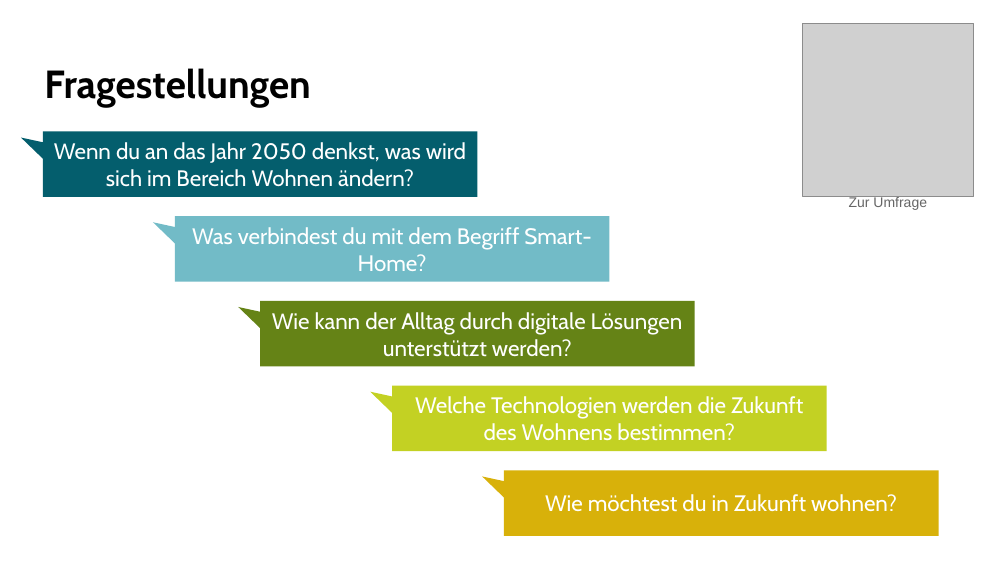
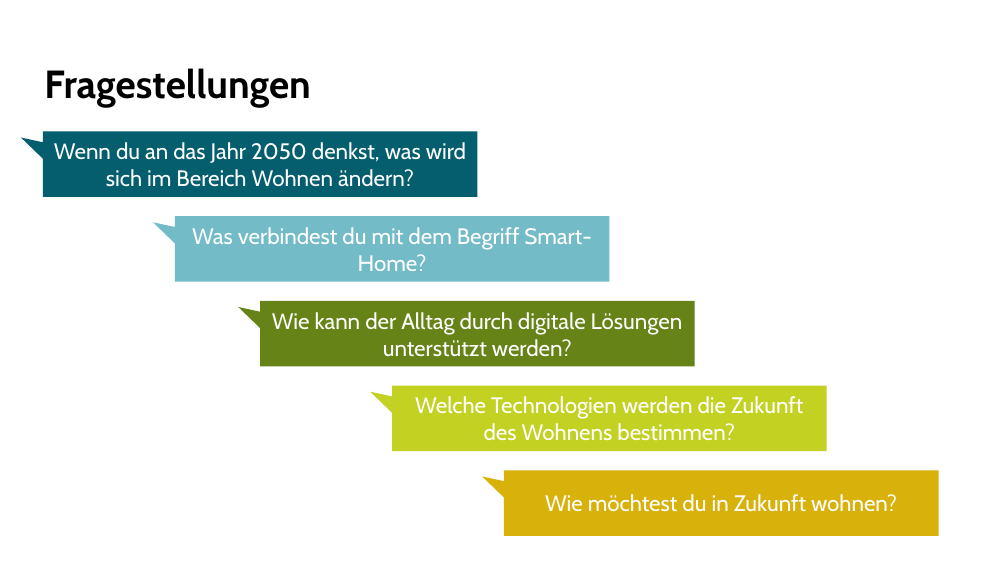
Before and after one commit to Nydery/leotopia, a slide deck: slide 5 of pptx/ProjectAward.pptx (slide 4 before the commit). Drawn at 1008x567 pixels with LibreOffice and Linux fonts; fonts in the diff are those of the drawing; grey boxes stand for pictures. Boxes give left, top, right and bottom in pixels: in the first picture for what was removed or moved away, otherwise in the second. Text is boxed around its words. In the diff, an @@ line names an element or a change of style, - is before the commit and + after.

Commit message:
Update project award slide, images and diagrams

```diff
--- a/pptx/ProjectAward.pptx
+++ b/pptx/ProjectAward.pptx
@@ picture removed at <box>802,23,973,197</box> @@
@@ text removed at <box>849,195,927,210</box> @@
-Zur Umfrage
```
Also in this commit, not shown: 2 other slides changed, 2 slides added, 1 slide removed, 5 other files.
